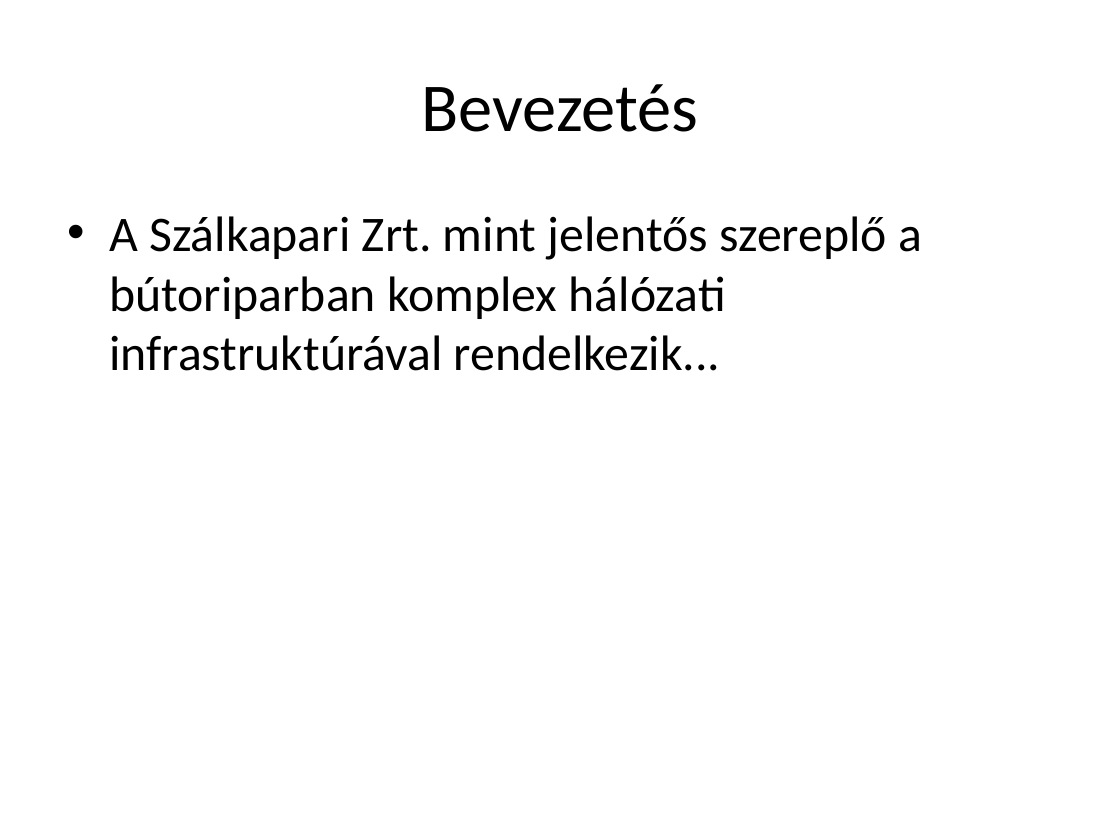
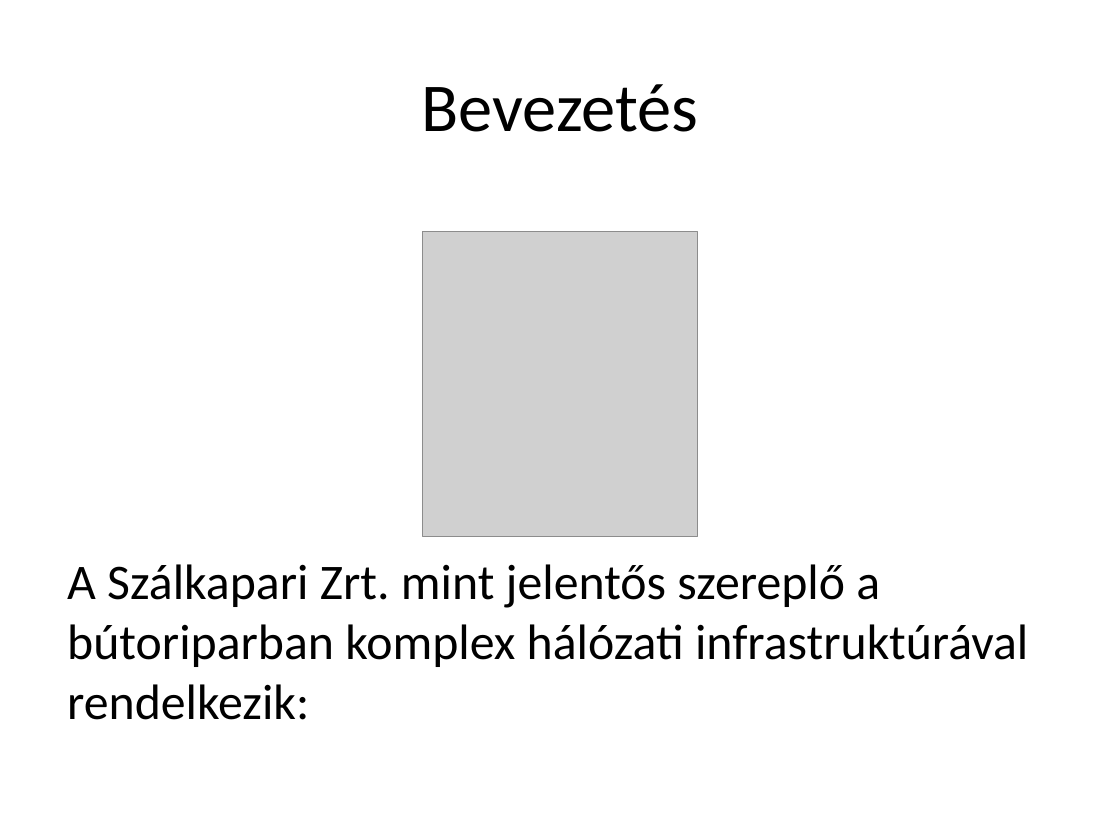
Before and after one commit to LocskaG/Uzemelteto_vizsgaremek_2024, a slide deck: slide 2 of BEMUTATÓ/Halozattervezesi_vizsgaremek_ppt.pptx (slide 3 before the commit). Drawn at 1120x840 pixels with LibreOffice and Linux fonts; fonts in the diff are those of the drawing; grey boxes stand for pictures. Boxes give left, top, right and bottom in pixels: in the first picture for what was removed or moved away, otherwise in the second. Text is boxed around its words. In the diff, an @@ line names an element or a change of style, - is before the commit and + after.

```diff
--- a/BEMUTATÓ/Halozattervezesi_vizsgaremek_ppt.pptx
+++ b/BEMUTATÓ/Halozattervezesi_vizsgaremek_ppt.pptx
@@ picture added at (422, 232, 697, 538) @@
@@ text at (67, 564, 1028, 720): text changed @@
-• A Szálkapari Zrt. mint jelentős szereplő a bútoriparban komplex hálózati infrastruktúrával rendelkezik...
+A Szálkapari Zrt. mint jelentős szereplő a bútoriparban komplex hálózati infrastruktúrával rendelkezik:
```
Also in this commit, not shown: 12 other slides changed, 2 slides added, 5 slides removed.
